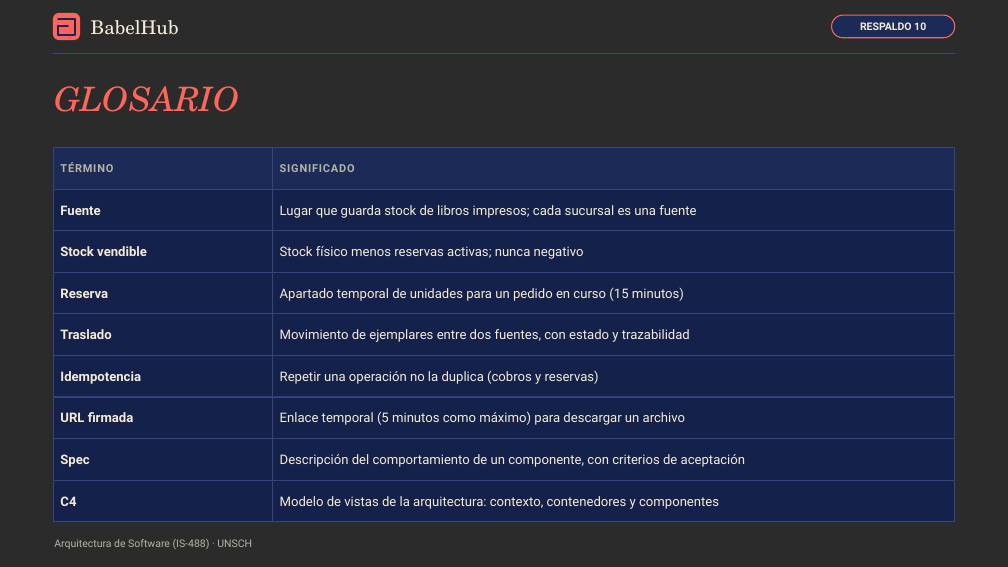
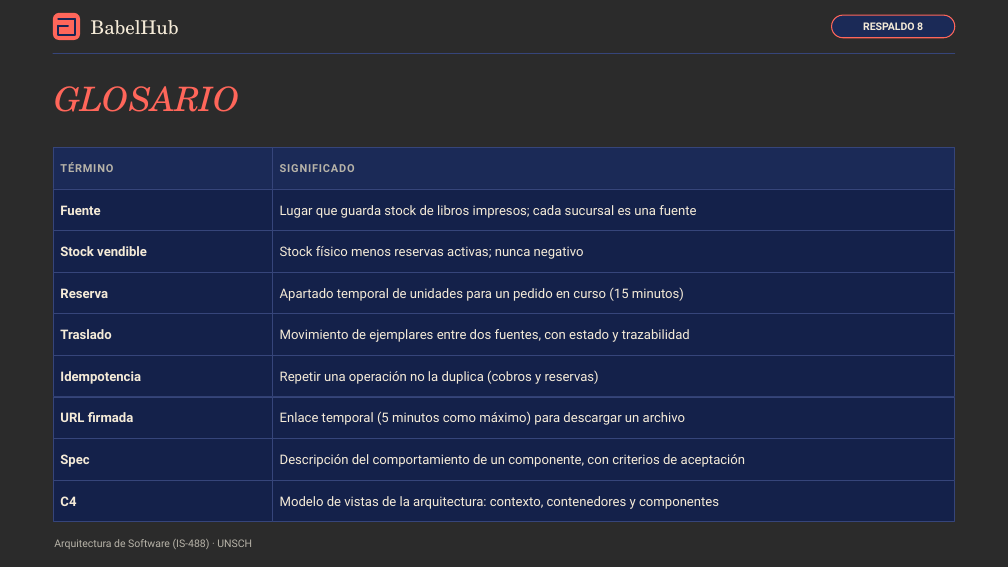
Before and after one commit to P35C4D0R4B1050/BabelHub, a slide deck: slide 24 of docs/BabelHub_Exposicion.pptx (slide 25 before the commit). Drawn at 1008x567 pixels with LibreOffice and Linux fonts; fonts in the diff are those of the drawing; background and template pictures are left out; a plain dark background stands for a picture behind light text. Boxes give left, top, right and bottom in pixels: in the first picture for what was removed or moved away, otherwise in the second. Text is boxed around its words. In the diff, an @@ line names an element or a change of style, - is before the commit and + after.

```diff
--- a/docs/BabelHub_Exposicion.pptx
+++ b/docs/BabelHub_Exposicion.pptx
@@ text in rounded rectangle at (863,22,923,30): text changed @@
-RESPALDO 10
+RESPALDO 8
```
Also in this commit, not shown: 11 other slides changed, 10 slides added, 11 slides removed.
